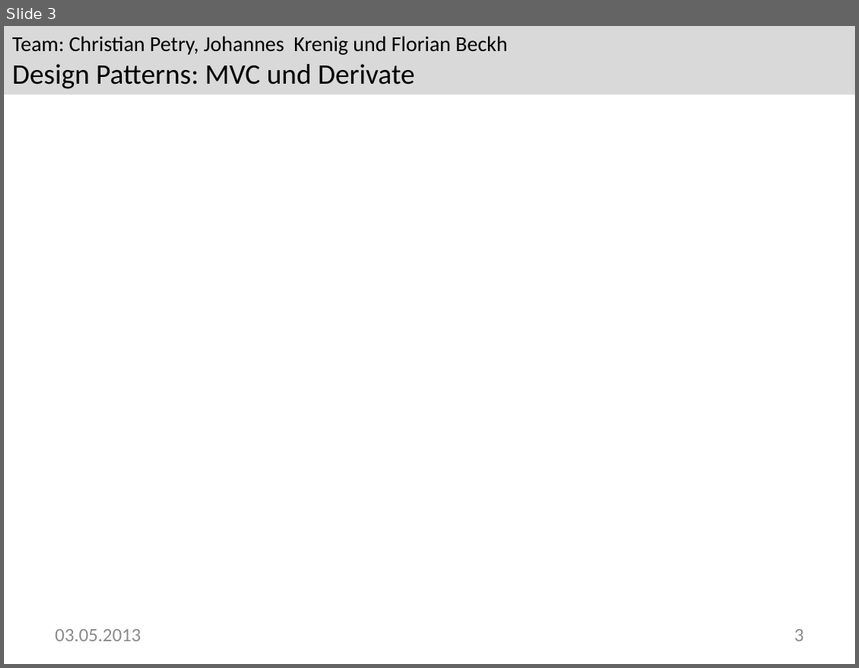
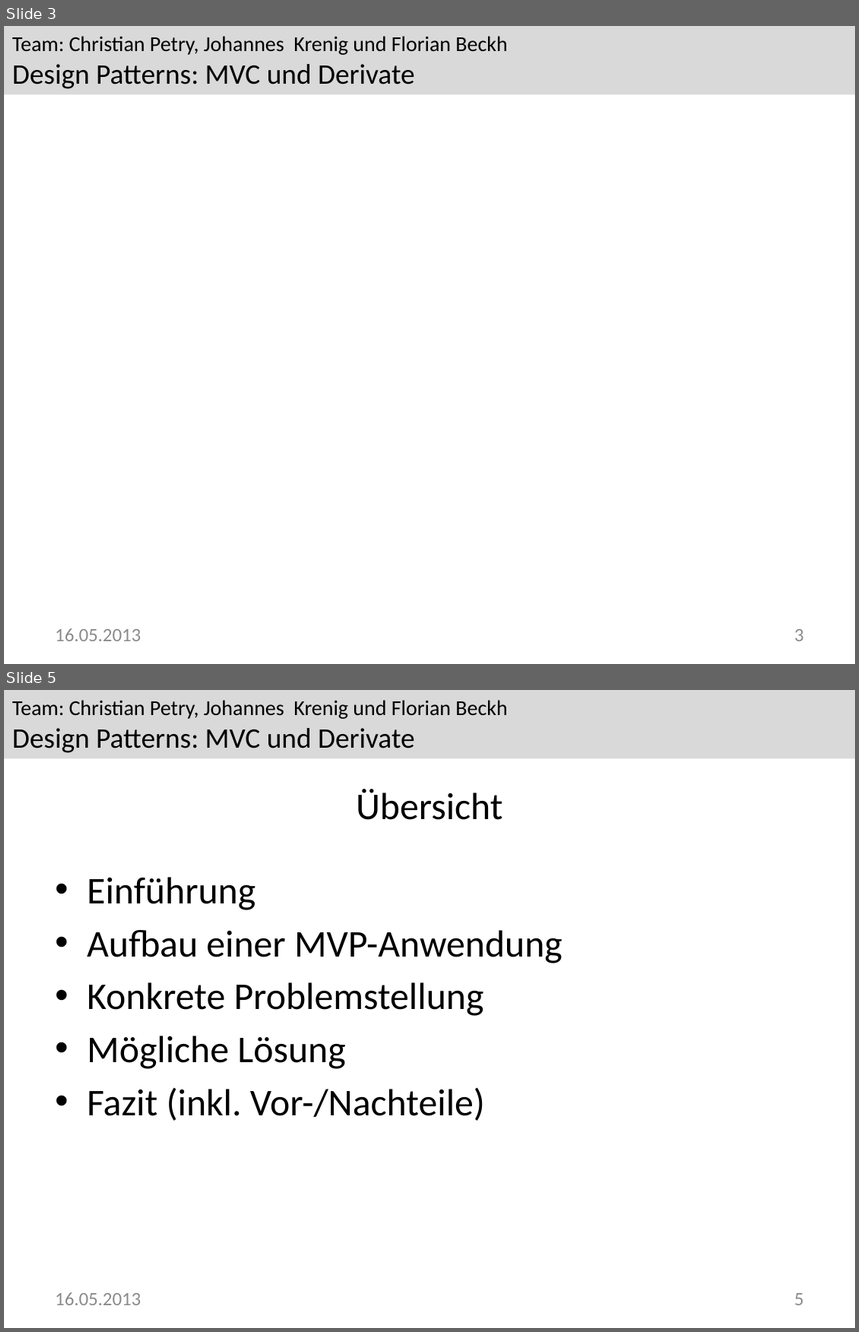
Before and after one commit to Greever/Design-Pattern-MVC, a slide deck: Dokumentation/Praesentation/Praesentation.pptx. Shown one above the other, each under a label of ours: slide 3 before the commit, slides 3 and 5 after it; the slides between them are not shown. The pictures are 859x668 and 859x1332 pixels, drawn with LibreOffice and Linux fonts; fonts in the diff are those of the drawing; background and template pictures are left out. Boxes give left, top, right and bottom in pixels: in the first picture for what was removed or moved away, otherwise in the second. Text is boxed around its words. In the diff, an @@ line names an element or a change of style, - is before the commit and + after.

```diff
--- a/Dokumentation/Praesentation/Praesentation.pptx
+++ b/Dokumentation/Praesentation/Praesentation.pptx
@@ slide 5 added at [4,690,855,1328], background #FFFFFF; not listed: 1 template element that a slide beside it also shows @@
@@ title added at [356,789,503,820], 32 pt, text #000000 @@
+Übersicht
@@ text added at [87,877,563,1121], 32 pt, text #000000 @@
+• Einführung
+• Aufbau einer MVP-Anwendung
+• Konkrete Problemstellung
+• Mögliche Lösung
+• Fazit (inkl. Vor-/Nachteile)
@@ text added at [55,1293,141,1306], 16 pt, text #8C8C8C @@
+16.05.2013
@@ page number added at [794,1293,804,1306], 16 pt, text #8C8C8C @@
+5
@@ slide 3 changed as well @@
@@ text at [55,629,141,642]: text changed @@
-03.05.2013
+16.05.2013
```
Also in this commit, not shown: 1 other slide changed, 12 other slides added.
